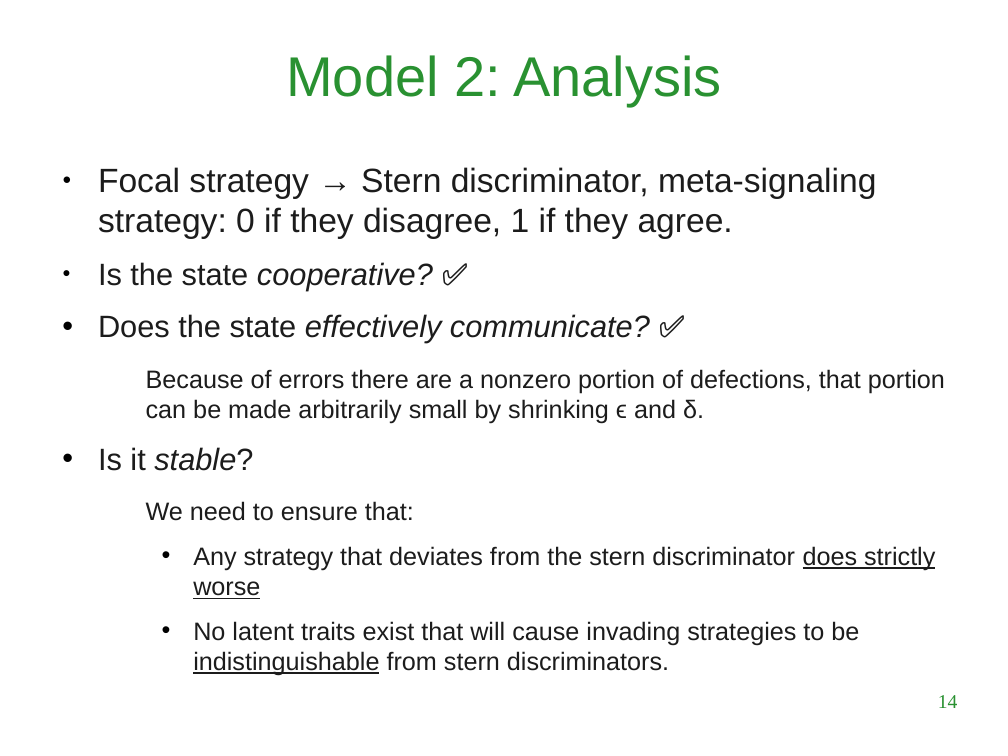
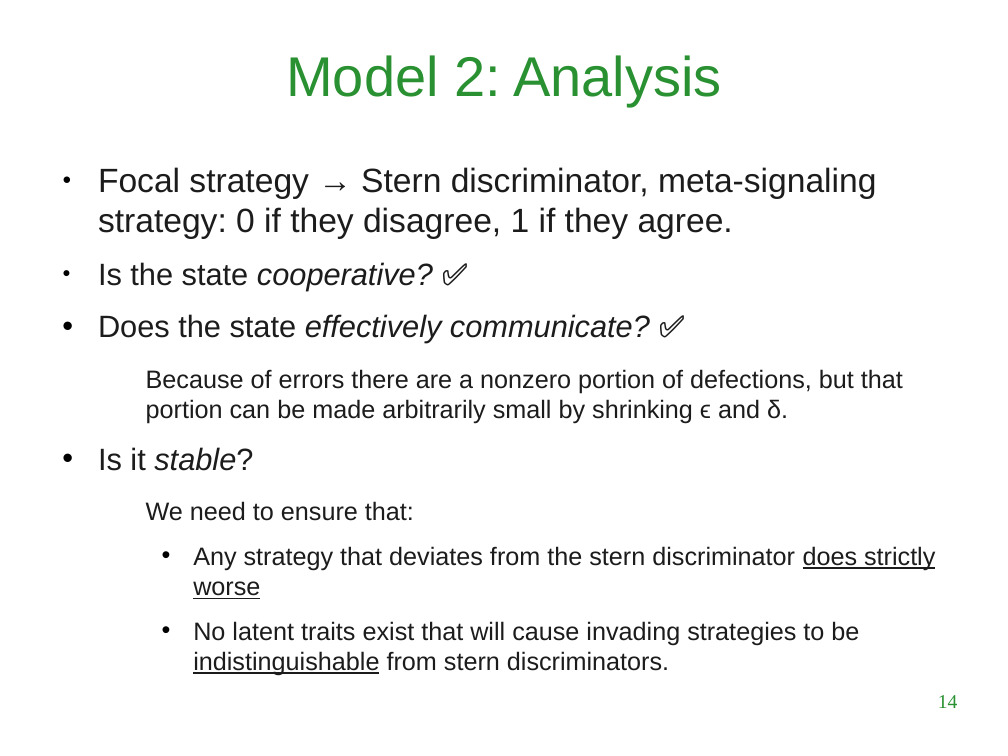
Before and after one commit to LuigiBrosNin/UNI, a slide deck: slide 14 of Master first year/Complex systems and network science/Tit_for_tatting_presentation.odp. Drawn at 1008x756 pixels with LibreOffice and Linux fonts; fonts in the diff are those of the drawing; background and template pictures are left out. Boxes give left, top, right and bottom in pixels: in the first picture for what was removed or moved away, otherwise in the second. Text is boxed around its words. In the diff, an @@ line names an element or a change of style, - is before the commit and + after.

```diff
--- a/Master first year/Complex systems and network science/Tit_for_tatting_presentation.odp
+++ b/Master first year/Complex systems and network science/Tit_for_tatting_presentation.odp
@@ text at (x1=146, y1=369, x2=903, y2=424): text changed @@
-  Because of errors there are a nonzero portion of defections, that portion can be made arbitrarily small by shrinking ϵ and δ.
+  Because of errors there are a nonzero portion of defections, but that portion can be made arbitrarily small by shrinking ϵ and δ.
```
Also in this commit, not shown: 3 other slides changed, 1 other file.
